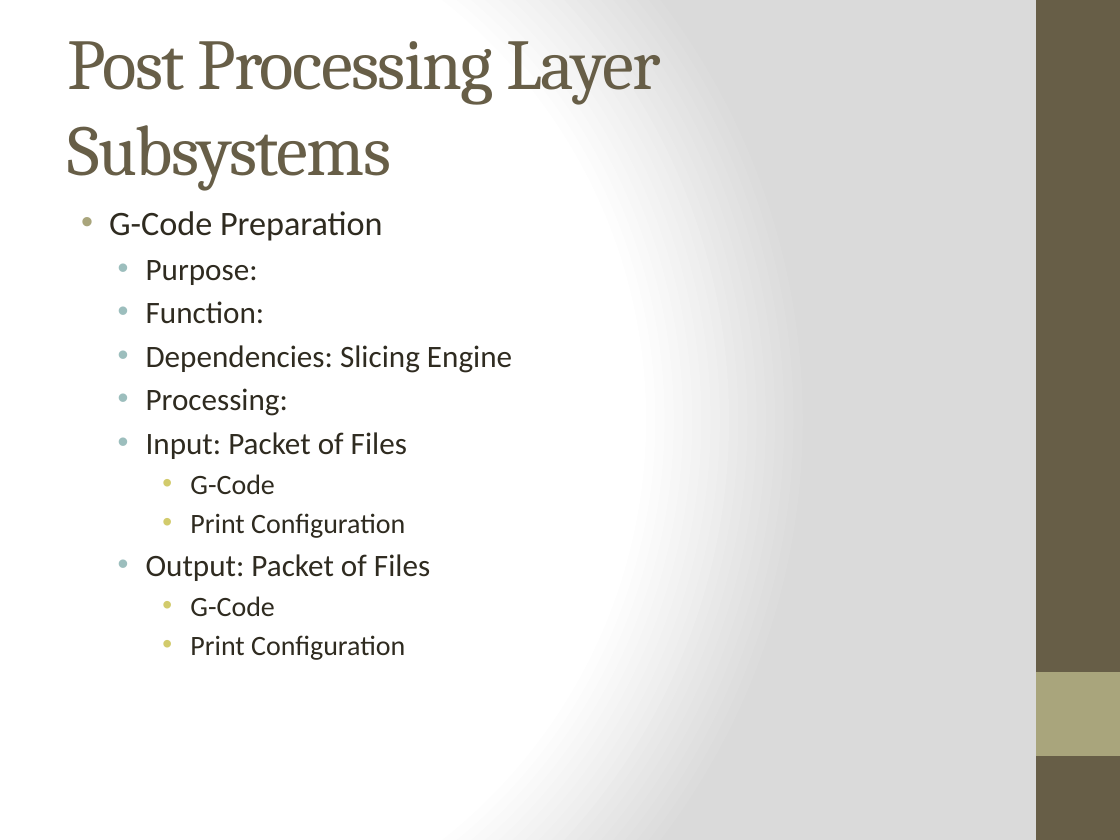
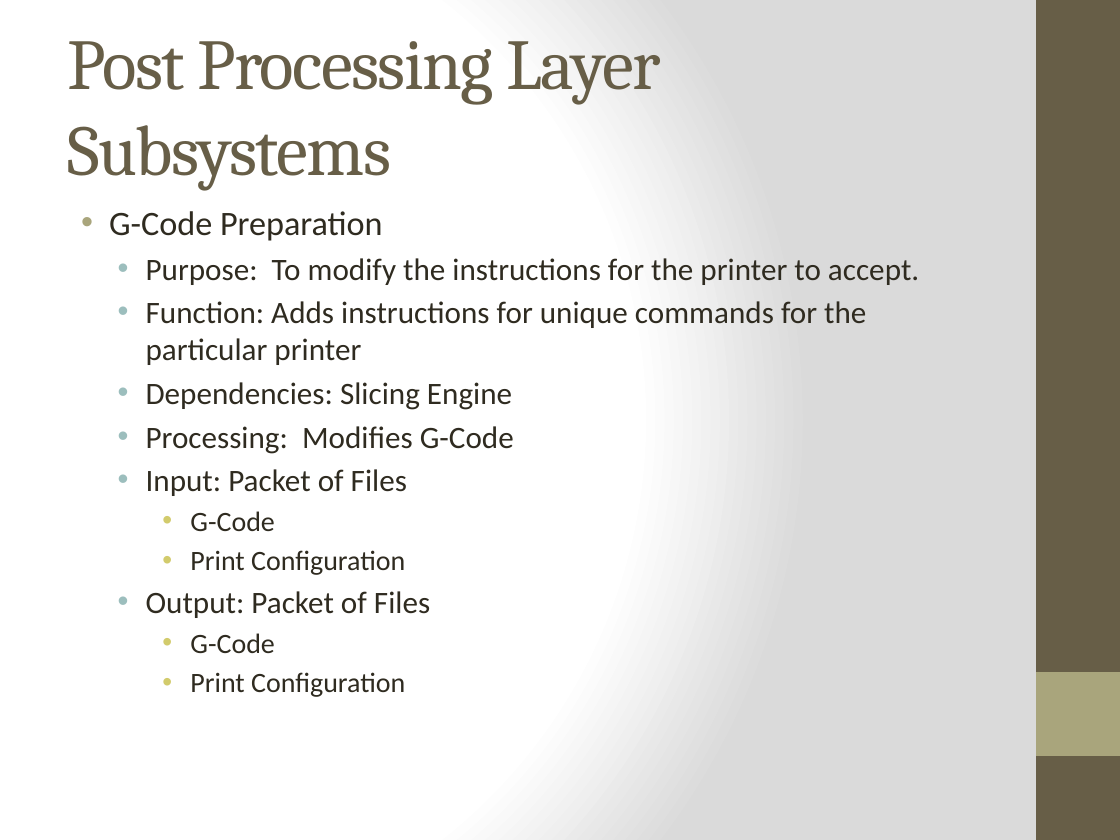
Before and after one commit to qpHalcy0n/SRDesign, a slide deck: slide 22 of ADS Gate Review/Team Ink3d ADS.pptx. Drawn at 1120x840 pixels with LibreOffice and Linux fonts; fonts in the diff are those of the drawing. Boxes give left, top, right and bottom in pixels: in the first picture for what was removed or moved away, otherwise in the second. Text is boxed around its words. In the diff, an @@ line names an element or a change of style, - is before the commit and + after.

```diff
--- a/ADS Gate Review/Team Ink3d ADS.pptx
+++ b/ADS Gate Review/Team Ink3d ADS.pptx
@@ text at [146, 258, 919, 365]: text changed @@
-  • Purpose:
-  • Function:
+  • Purpose: To modify the instructions for the printer to accept.
+  • Function: Adds instructions for unique commands for the particular printer
@@ text at [146, 426, 514, 454]: text changed @@
-  • Processing:
+  • Processing: Modifies G-Code
```
Also in this commit, not shown: 2 other slides changed.
